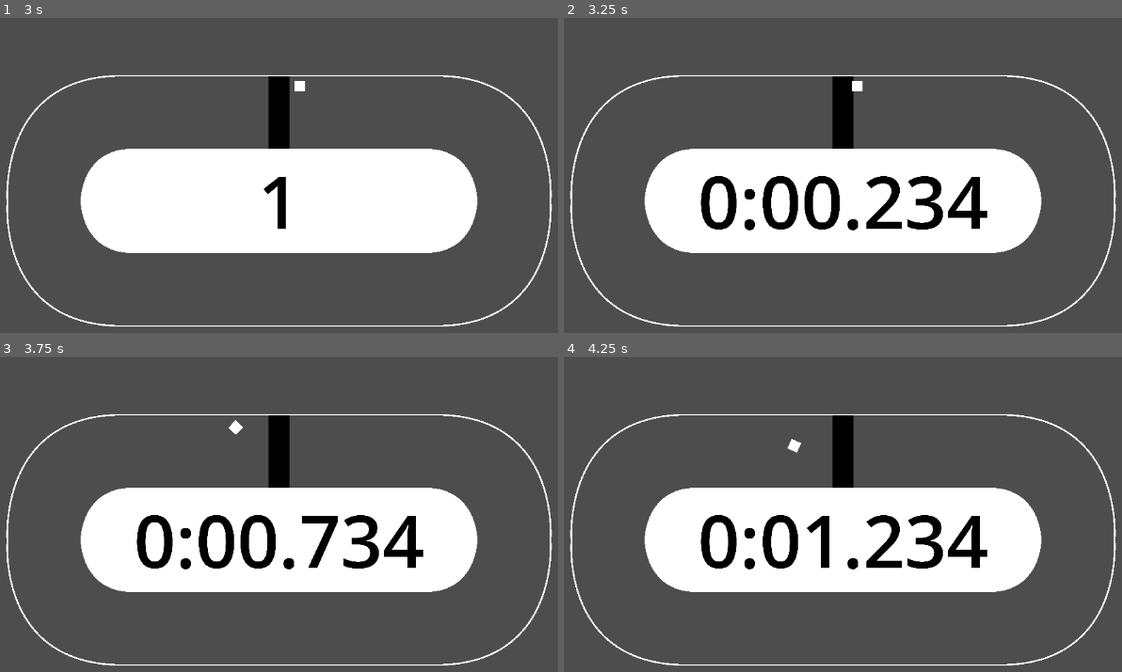
Above: before the commit, frames 1-4 (two rows, left to right).
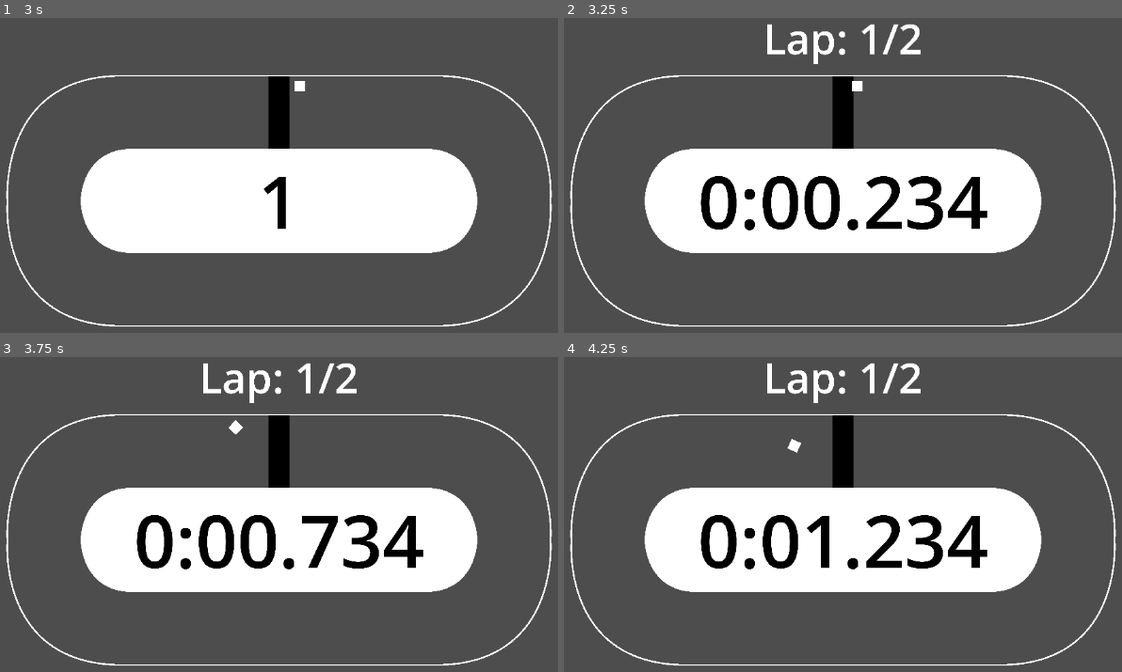
Above: after the commit, the same moments.

Repository: ChrisCee2/20gc4indy500
Game: Godot game, scene res://stages/stage_1.tscn
Two runs of this game, one before a commit and one after it. Both use one fixed random seed, a clock stepped at 60 frames per second and the inputs below.
Inputs:
- Up to frame 1 (3 s): tap Enter at 0.5, 2.75 s; hold D (right) 0.53-1.28 s; hold S (down) 1.28-2.03 s; tap Space at 2 s; hold D (right) 2.03-2.78 s; hold W (up) from 2.78 s (still down)
- Up to frame 2 (3.25 s): keep holding W (up)
- Up to frame 3 (3.75 s): release W (up) at 3.53 s; hold A (left) from 3.53 s (still down)
- Up to frame 4 (4.25 s): keep holding A (left)

Frame 1 is identical in both runs. In frame 2, 0.9% of the frame differs, in the area x 36-64%, y 1-15%; in frame 3, 0.9%; in frame 4, 0.9%.

Commit message:
GC4-4: Add lap label

Diff:
--- a/stages/stage_1.tscn
+++ b/stages/stage_1.tscn
@@ -16,12 +16,19 @@
 
 [node name="Player" parent="Players" instance=ExtResource("2_40wcd")]
 
-[node name="Control2" type="Control" parent="."]
+[node name="TimeMode" parent="." node_paths=PackedStringArray("players", "start_timer_label", "track_time_label", "end_text_label", "lap_label") instance=ExtResource("3_40wcd")]
+players = NodePath("../Players")
+start_timer_label = NodePath("../Control/TimeLabel")
+track_time_label = NodePath("../Control/TimeLabel")
+end_text_label = NodePath("../Control2/HeaderLabel")
+lap_label = NodePath("../Control2/HeaderLabel")
+
+[node name="Control" type="Control" parent="."]
 texture_filter = 1
 layout_mode = 3
 anchors_preset = 0
 
-[node name="StartTime" type="Label" parent="Control2"]
+[node name="TimeLabel" type="Label" parent="Control"]
 z_index = 100
 layout_mode = 1
 anchors_preset = 8
@@ -42,7 +49,31 @@
 horizontal_alignment = 1
 vertical_alignment = 1
 
-[node name="TimeMode" parent="." node_paths=PackedStringArray("players", "start_timer_label", "track_time_label") instance=ExtResource("3_40wcd")]
-players = NodePath("../Players")
-start_timer_label = NodePath("../Control2/StartTime")
-track_time_label = NodePath("../Control2/StartTime")
+[node name="Control2" type="Control" parent="."]
+texture_filter = 1
+layout_mode = 3
+anchors_preset = 5
+anchor_left = 0.5
+anchor_right = 0.5
+offset_top = -1000.0
+offset_bottom = -1000.0
+grow_horizontal = 2
+
+[node name="HeaderLabel" type="Label" parent="Control2"]
+texture_filter = 1
+layout_mode = 1
+anchors_preset = 8
+anchor_left = 0.5
+anchor_top = 0.5
+anchor_right = 0.5
+anchor_bottom = 0.5
+offset_left = -1240.0
+offset_top = -174.5
+offset_right = 1240.0
+offset_bottom = 174.5
+grow_horizontal = 2
+grow_vertical = 2
+theme_override_font_sizes/font_size = 256
+text = "Press space to leave"
+horizontal_alignment = 1
+vertical_alignment = 1
--- a/time_mode.gd
+++ b/time_mode.gd
@@ -8,6 +8,8 @@
 @export var players: Node
 @export var start_timer_label: Label
 @export var track_time_label: Label
+@export var end_text_label: Label
+@export var lap_label: Label
 @export_group("Settings")
 @export var laps: int = 2
 
@@ -18,6 +20,8 @@
 var is_starting: bool = false
 var is_finished: bool = false
 var finish_time: int = 0
+var lap_text: String = "Lap: %d/%d"
+var end_text: String = "Press space to leave"
 
 
 func _ready() -> void:
@@ -27,9 +31,10 @@
 	for object in players.get_children():
 		if object is Player:
 			object.disabled = true
-			object.lapped.connect(check_win_condition.bind(object))
+			object.lapped.connect(on_lap.bind(object))
 
 	start_timer_label.hide()
+	end_text_label.hide()
 
 	init()
 
@@ -47,6 +52,7 @@
 func start() -> void:
 	is_starting = false
 	start_timer_label.hide()
+	end_text_label.hide()
 	track_time_label.show()
 	start_time = Time.get_ticks_msec()
 	is_started = true
@@ -54,6 +60,9 @@
 	for object in players.get_children():
 		if object is Player:
 			object.disabled = false
+
+	lap_label.show()
+	lap_label.text = lap_text % [1, laps]
 
 
 func init() -> void:
@@ -66,11 +75,18 @@
 	return Time.get_ticks_msec() - start_time
 
 
-func check_win_condition(player: Player) -> void:
+func finish() -> void:
+	end_text_label.text = end_text
+	end_text_label.show()
+	finish_time = get_current_time()
+	is_finished = true
+
+
+func on_lap(player: Player) -> void:
 	if not is_finished and player.laps_completed >= laps:
-		finish_time = get_current_time()
-		is_finished = true
-		# Show press space bar to go back to main menu
+		finish()
+	else:
+		lap_label.text = lap_text % [player.laps_completed + 1, laps]
 
 
 func get_formatted_time(ms: int) -> String:
